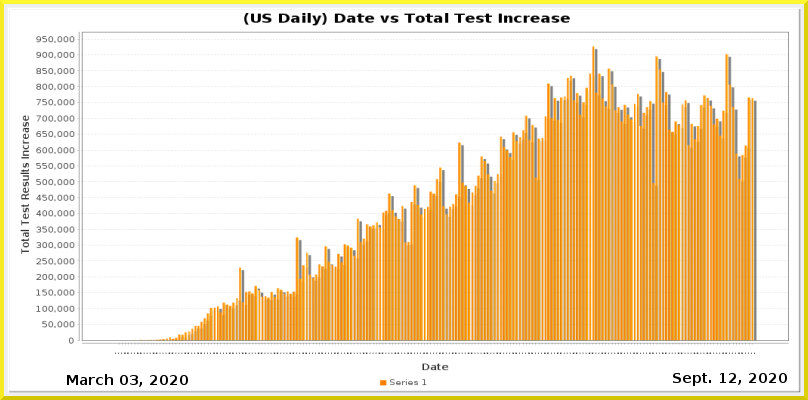
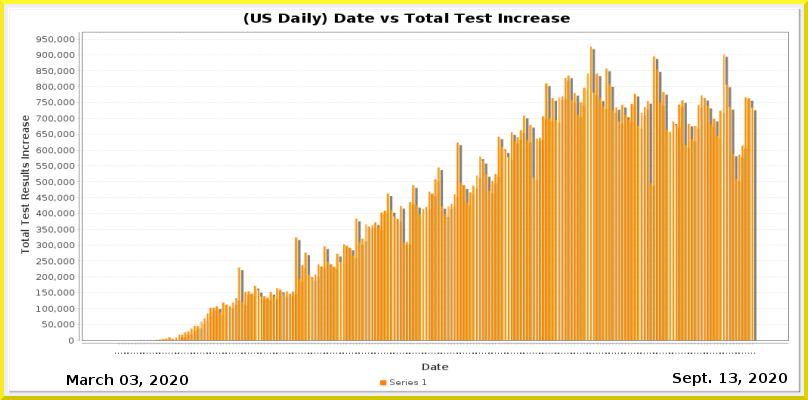
Layer changes from the first 808 x 400 image to the second:
painted on "Current Date" over [729, 373, 737, 383]
painted on "Date_vs_TestIncrease.png" over [137, 46, 757, 354]
